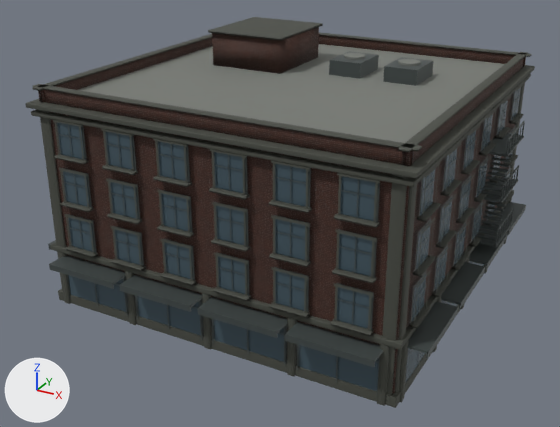
Before and after pictures for a commit that changed the glTF model game/assets/world/brick_lowrise.glb.
Rendered twice from a 50 mm lens placed at (23.4, -45.6, 26.8), pointed at (-0.6, -2.0, 5.0). Every picture has the same lights, and +X, +Y and +Z are marked at lower left. The picture after the commit comes second.

Before the edit, the objects in view are built like this:
```python
mat_fired_umber_brick = principled_material('Fired umber brick')
mat_fired_umber_brick.texture = img_brick_umber
mat_fired_umber_brick.roughness = 0.8
mat_weathered_pale_concrete = principled_material('Weathered pale concrete')
mat_weathered_pale_concrete.texture = img_concrete
mat_weathered_pale_concrete.roughness = 0.8
me_foundation_plinth_002 = bpy.data.meshes.new('Foundation plinth.002')
me_foundation_plinth_002.from_pydata(...)  # 1800 vertices, 1868 faces; spans x -12.6..12.6, y -12.6..12.6, z 0.0..16.5
me_foundation_plinth_002.materials.append(mat_weathered_pale_concrete)  # picture img_concrete
me_glazing_336 = bpy.data.meshes.new('Glazing.336')
me_glazing_336.from_pydata(...)  # 352 vertices, 176 faces; spans x -12.2..12.2, y -12.2..12.2, z 0.6..12.9
me_glazing_336.materials.append(mat_smoked_blue_glazing)  # dark blue #4d616c
me_masonry_structure_002 = bpy.data.meshes.new('Masonry structure.002')
me_masonry_structure_002.from_pydata(...)  # 64 vertices, 104 faces; spans x -12.0..12.0, y -12.0..12.0, z 0.0..16.4
me_masonry_structure_002.materials.append(mat_fired_umber_brick)  # picture img_brick_umber
ob_fired_umber_brick_001 = bpy.data.objects.new('Fired_umber_brick.001', me_masonry_structure_002)
ob_fired_umber_brick_001.location = (0.0, 0.0, 0.0)
ob_smoked_blue_glazing_002 = bpy.data.objects.new('Smoked_blue_glazing.002', me_glazing_336)
ob_smoked_blue_glazing_002.location = (0.0, 0.0, 0.0)
ob_weathered_pale_concrete_002 = bpy.data.objects.new('Weathered_pale_concrete.002', me_foundation_plinth_002)
ob_weathered_pale_concrete_002.location = (0.0, 0.0, 0.0)
# also in view: 'Painted_charcoal_steel.002' at (0.1, 0.0, 7.8); 'Slate_roofing.002' at (0.0, 0.0, 14.5)
```
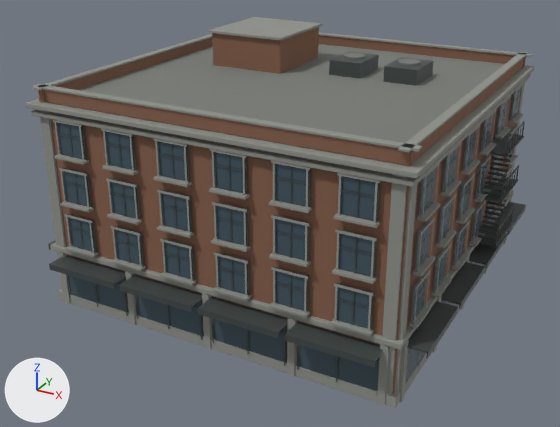
Changed parts and their boxes (x1, y1, x2, y2) in the pictures (560 x 427 px):
'Weathered_pale_concrete.002', surface changed (lighter): (25, 17, 535, 408) in both
'Fired_umber_brick.001', surface changed (lighter): (38, 27, 526, 394) in both

What changed in the scene script:
```text
Change mat_fired_umber_brick:
    remove mat_fired_umber_brick.texture = img_brick_umber
    add mat_fired_umber_brick.base_color = (0.24, 0.12, 0.075)  # brown #86614d
    mat_fired_umber_brick.roughness: 0.8 -> 1.0
Change mat_weathered_pale_concrete:
    remove mat_weathered_pale_concrete.texture = img_concrete
    add mat_weathered_pale_concrete.base_color = (0.28, 0.29, 0.26)  # grey #90938b
    mat_weathered_pale_concrete.roughness: 0.8 -> 1.0
```
